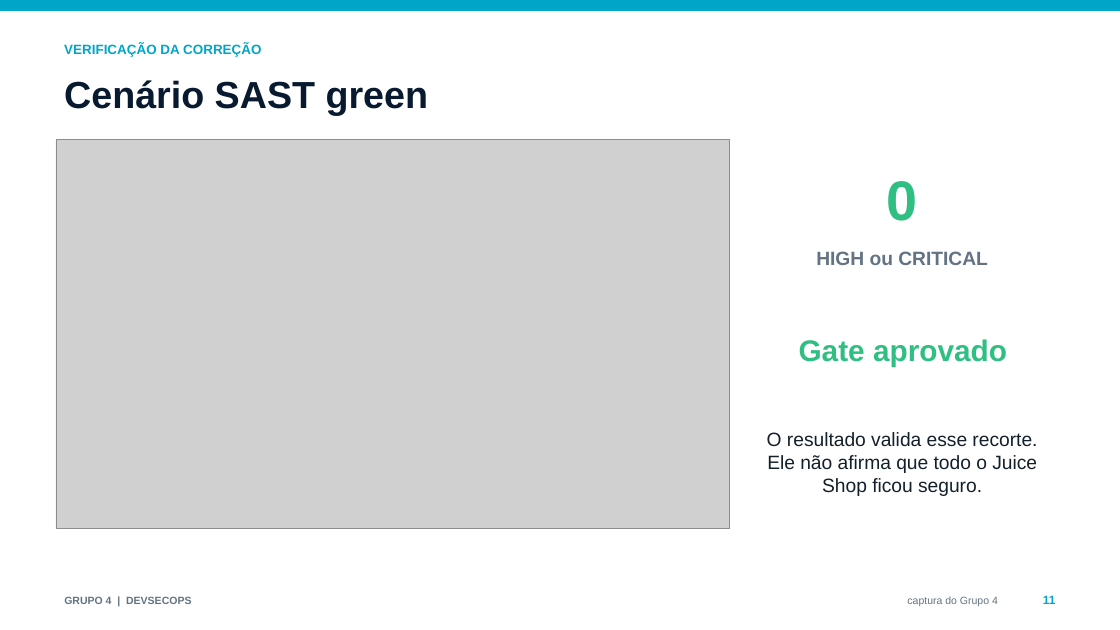
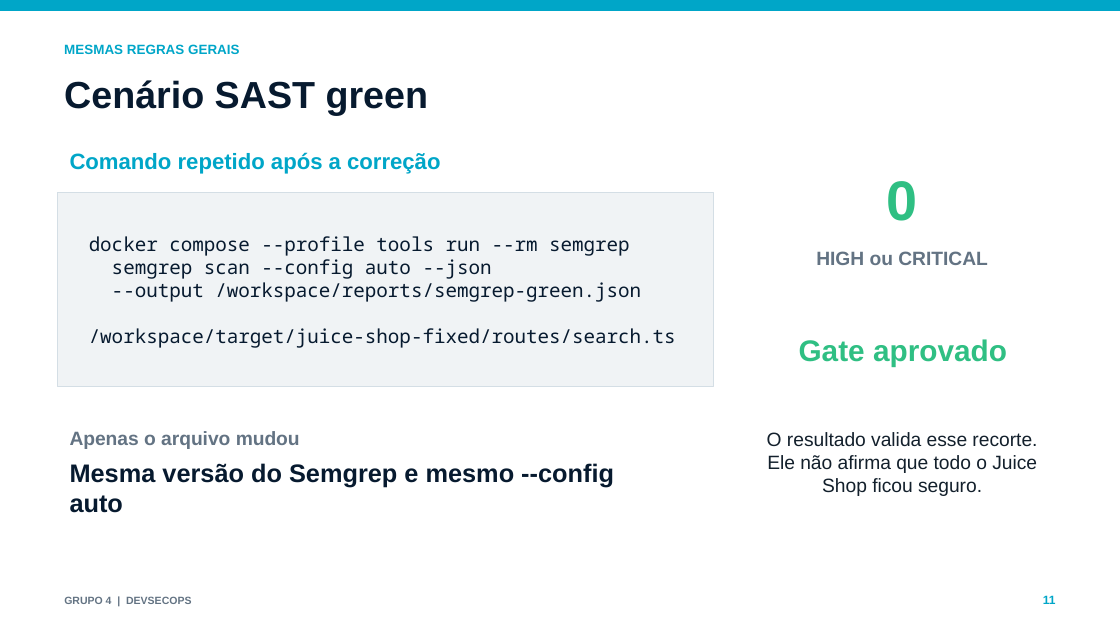
Before and after one commit to TiagoLouzaPetagna/grupo4-devsecops, a slide deck: slide 11 of entrega/Apresentacao_Checkpoint_DevSecOps_Grupo4.pptx. Drawn at 1120x630 pixels with LibreOffice and Linux fonts; fonts in the diff are those of the drawing; grey boxes stand for pictures. Boxes give left, top, right and bottom in pixels: in the first picture for what was removed or moved away, otherwise in the second. Text is boxed around its words. In the diff, an @@ line names an element or a change of style, - is before the commit and + after.

Commit message:
Executa scanners por comandos e usa Semgrep auto

```diff
--- a/entrega/Apresentacao_Checkpoint_DevSecOps_Grupo4.pptx
+++ b/entrega/Apresentacao_Checkpoint_DevSecOps_Grupo4.pptx
@@ text at (64,44,239,54): text changed @@
-VERIFICAÇÃO DA CORREÇÃO
+MESMAS REGRAS GERAIS
@@ picture removed at (56,139,730,528) @@
@@ text added at (70,152,440,174), 19 pt, text #00A6C8, bold @@
+Comando repetido após a correção
@@ rectangle added at (58,192,714,386), fill #F0F3F5, outline #D4DEE5 0.75 pt @@
@@ text added at (89,236,676,348), 16.5 pt, text #071A2F @@
+docker compose --profile tools run --rm semgrep
+semgrep scan --config auto --json
+--output /workspace/reports/semgrep-green.json
+/workspace/target/juice-shop-fixed/routes/search.ts
@@ text added at (70,431,300,449), 16.5 pt, text #637383, bold @@
+Apenas o arquivo mudou
@@ text added at (70,463,614,513), 21.7 pt, text #071A2F, bold @@
+Mesma versão do Semgrep e mesmo --config auto
@@ text removed at (907,596,998,606) @@
-captura do Grupo 4
```
Also in this commit, not shown: 4 other slides changed, 1 slide added, 1 slide removed, 24 other files.
